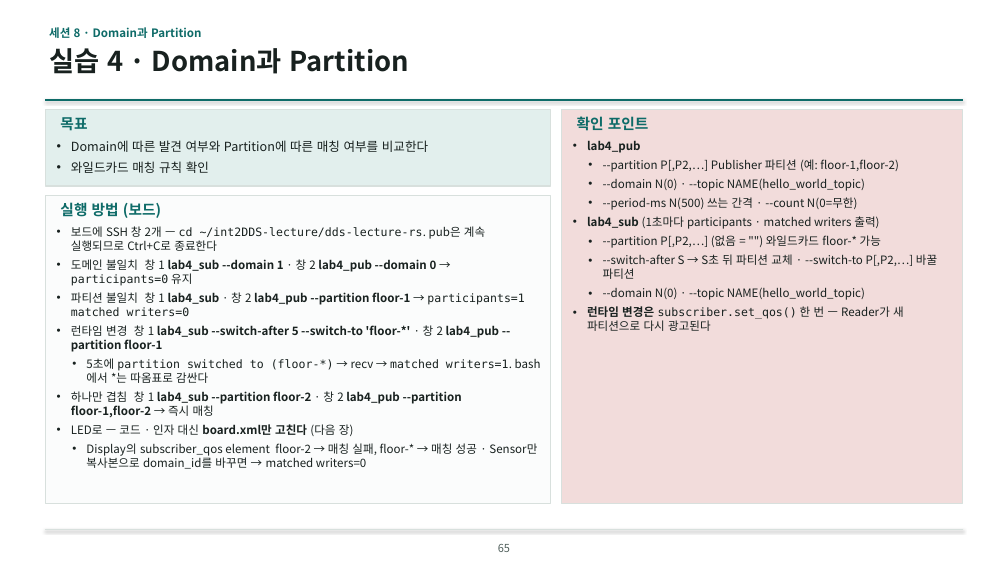
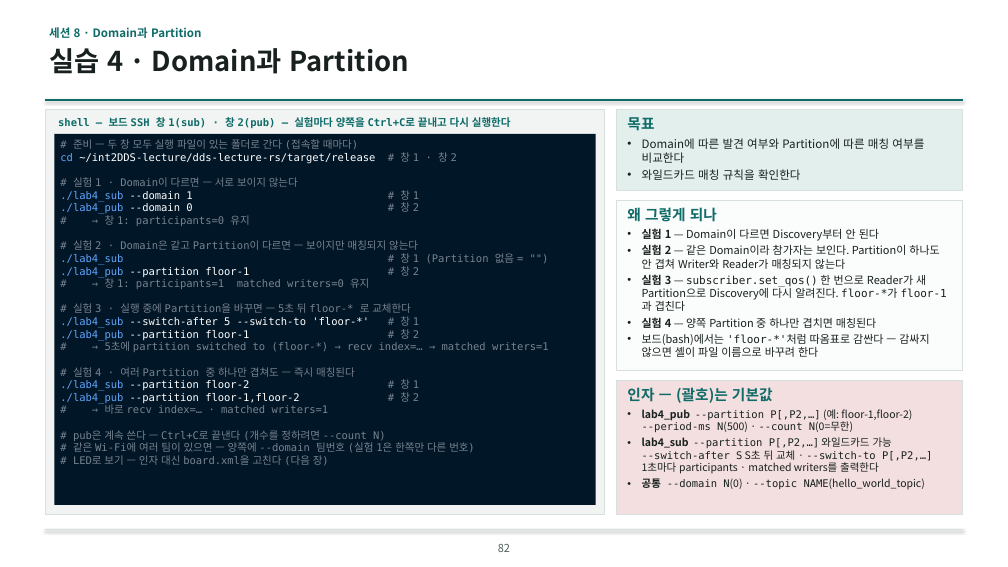
Before and after one commit to IntellectusCorp/int2DDS-lecture, a slide deck: slide 82 of int2dds-lecture-for-beginner.pptx (slide 65 before the commit). Drawn at 1008x567 pixels with LibreOffice and Linux fonts; fonts in the diff are those of the drawing; background and template pictures are left out. Boxes give left, top, right and bottom in pixels: in the first picture for what was removed or moved away, otherwise in the second. Text is boxed around its words. In the diff, an @@ line names an element or a change of style, - is before the commit and + after.

```diff
--- a/int2dds-lecture-for-beginner.pptx
+++ b/int2dds-lecture-for-beginner.pptx
@@ rectangle: place and size @@
-rectangle at (45, 196, 551, 504)
+rectangle at (45, 110, 605, 514)
@@ rectangle at (45, 110, 605, 514): fill #FBFCFC to #F1F4F3 @@
@@ rectangle removed at (45, 110, 551, 186) @@
@@ text added at (58, 117, 511, 128), 10 pt, text #0E6B68, bold @@
+shell — 보드 SSH 창 1(sub) · 창 2(pub) — 실험마다 양쪽을 Ctrl+C로 끝내고 다시 실행한다
@@ text removed at (60, 117, 87, 131) @@
-목표
@@ text removed at (577, 116, 649, 131) @@
-확인 포인트
@@ rectangle added at (616, 110, 963, 191), fill #E2EFED, outline #D8E0DD 1 pt @@
@@ text "목표": place and size @@
-text "목표" at (71, 140, 428, 173)
+text "목표" at (627, 117, 924, 180)
@@ text at (627, 117, 654, 131): paragraph added @@
+목표
@@ rectangle added at (54, 134, 596, 505), fill #011627, 10 pt, text #78838F @@
+# 준비 — 두 창 모두 실행 파일이 있는 폴더로 간다 (접속할 때마다)
+cd ~/int2DDS-lecture/dds-lecture-rs/target/release # 창 1 · 창 2
+# 실험 1 · Domain이 다르면 — 서로 보이지 않는다
+./lab4_sub --domain 1 # 창 1
+./lab4_pub --domain 0 # 창 2
+# → 창 1: participants=0 유지
+# 실험 2 · Domain은 같고 Partition이 다르면 — 보이지만 매칭되지 않는다
+./lab4_sub # 창 1 (Partition 없음 = "")
+./lab4_pub --partition floor-1 # 창 2
+# → 창 1: participants=1 matched writers=0 유지
+# 실험 3 · 실행 중에 Partition을 바꾸면 — 5초 뒤 floor-* 로 교체한다
+./lab4_sub --switch-after 5 --switch-to 'floor-*' # 창 1
+./lab4_pub --partition floor-1 # 창 2
+# → 5초에 partition switched to (floor-*) → recv index=… → matched writers=1
+# 실험 4 · 여러 Partition 중 하나만 겹쳐도 — 즉시 매칭된다
+./lab4_sub --partition floor-2 # 창 1
+./lab4_pub --partition floor-1,floor-2 # 창 2
+# → 바로 recv index=… · matched writers=1
+# pub은 계속 쓴다 — Ctrl+C로 끝낸다 (개수를 정하려면 --count N)
+# 같은 Wi-Fi에 여러 팀이 있으면 — 양쪽에 --domain 팀번호 (실험 1은 한쪽만 다른 번호)
+# LED로 보기 — 인자 대신 board.xml을 고친다 (다음 장)
@@ text removed at (587, 140, 937, 331) @@
-• lab4_pub
-  • --partition P[,P2,…] Publisher 파티션 (예: floor-1,floor-2)
-  • --domain N(0) · --topic NAME(hello_world_topic)
-  • --period-ms N(500) 쓰는 간격 · --count N(0=무한)
-• lab4_sub (1초마다 participants · matched writers 출력)
-  • --partition P[,P2,…] (없음 = "") 와일드카드 floor-* 가능
-  • --switch-after S → S초 뒤 파티션 교체 · --switch-to P[,P2,…] 바꿀 파티션
-  • --domain N(0) · --topic NAME(hello_world_topic)
-• 런타임 변경은 subscriber.set_qos() 한 번 — Reader가 새 파티션으로 다시 광고된다
@@ text at (642, 138, 924, 163): size 12 to 11 pt in "Domain에 따른 발견 여부와 Partition에 따른 매칭 ..."; less space between paragraphs @@
@@ text at (642, 169, 801, 180): text changed; size 12 to 11 pt @@
-• 와일드카드 매칭 규칙 확인
+• 와일드카드 매칭 규칙을 확인한다
@@ text removed at (60, 202, 161, 218) @@
-실행 방법 (보드)
@@ rectangle: place and size @@
-rectangle at (562, 110, 963, 504)
+rectangle at (616, 200, 963, 371)
@@ rectangle at (616, 200, 963, 371): fill #F2DCDB to #FBFCFC @@
@@ text added at (627, 207, 947, 357), 10.5 pt, text #18211F @@
+왜 그렇게 되나
+• 실험 1 — Domain이 다르면 Discovery부터 안 된다
+• 실험 2 — 같은 Domain이라 참가자는 보인다. Partition이 하나도 안 겹쳐 Writer와 Reader가 매칭되지 않는다
+• 실험 3 — subscriber.set_qos() 한 번으로 Reader가 새 Partition으로 Discovery에 다시 알려진다. floor-*가 floor-1과 겹친다
+• 실험 4 — 양쪽 Partition 중 하나만 겹치면 매칭된다
+• 보드(bash)에서는 'floor-*'처럼 따옴표로 감싼다 — 감싸지 않으면 셸이 파일 이름으로 바꾸려 한다
@@ text removed at (71, 226, 537, 469) @@
-• 보드에 SSH 창 2개 — cd ~/int2DDS-lecture/dds-lecture-rs. pub은 계속 실행되므로 Ctrl+C로 종료한다
-• 도메인 불일치 창 1 lab4_sub --domain 1 · 창 2 lab4_pub --domain 0 → participants=0 유지
-• 파티션 불일치 창 1 lab4_sub · 창 2 lab4_pub --partition floor-1 → participants=1 matched writers=0
-• 런타임 변경 창 1 lab4_sub --switch-after 5 --switch-to 'floor-*' · 창 2 lab4_pub --partition floor-1
-  • 5초에 partition switched to (floor-*) → recv → matched writers=1. bash에서 *는 따옴표로 감싼다
-• 하나만 겹침 창 1 lab4_sub --partition floor-2 · 창 2 lab4_pub --partition floor-1,floor-2 → 즉시 매칭
-• LED로 — 코드 · 인자 대신 board.xml만 고친다 (다음 장)
-  • Display의 subscriber_qos element floor-2 → 매칭 실패, floor-* → 매칭 성공 · Sensor만 복사본으로 domain_id를 바꾸면 → matched writers=0
@@ rectangle added at (616, 381, 963, 514), fill #F3DFDF, outline #D8E0DD 1 pt @@
@@ text added at (627, 387, 932, 491), 10 pt, text #18211F @@
+인자 — (괄호)는 기본값
+• lab4_pub --partition P[,P2,…] (예: floor-1,floor-2)
+  --period-ms N(500) · --count N(0=무한)
+• lab4_sub --partition P[,P2,…] 와일드카드 가능
+  --switch-after S S초 뒤 교체 · --switch-to P[,P2,…]
+  1초마다 participants · matched writers를 출력한다
+• 공통 --domain N(0) · --topic NAME(hello_world_topic)
@@ page number at (498, 544, 510, 552): text changed @@
-65
+82
```
Also in this commit, not shown: 66 other slides changed, 25 slides added, 4 slides removed.
